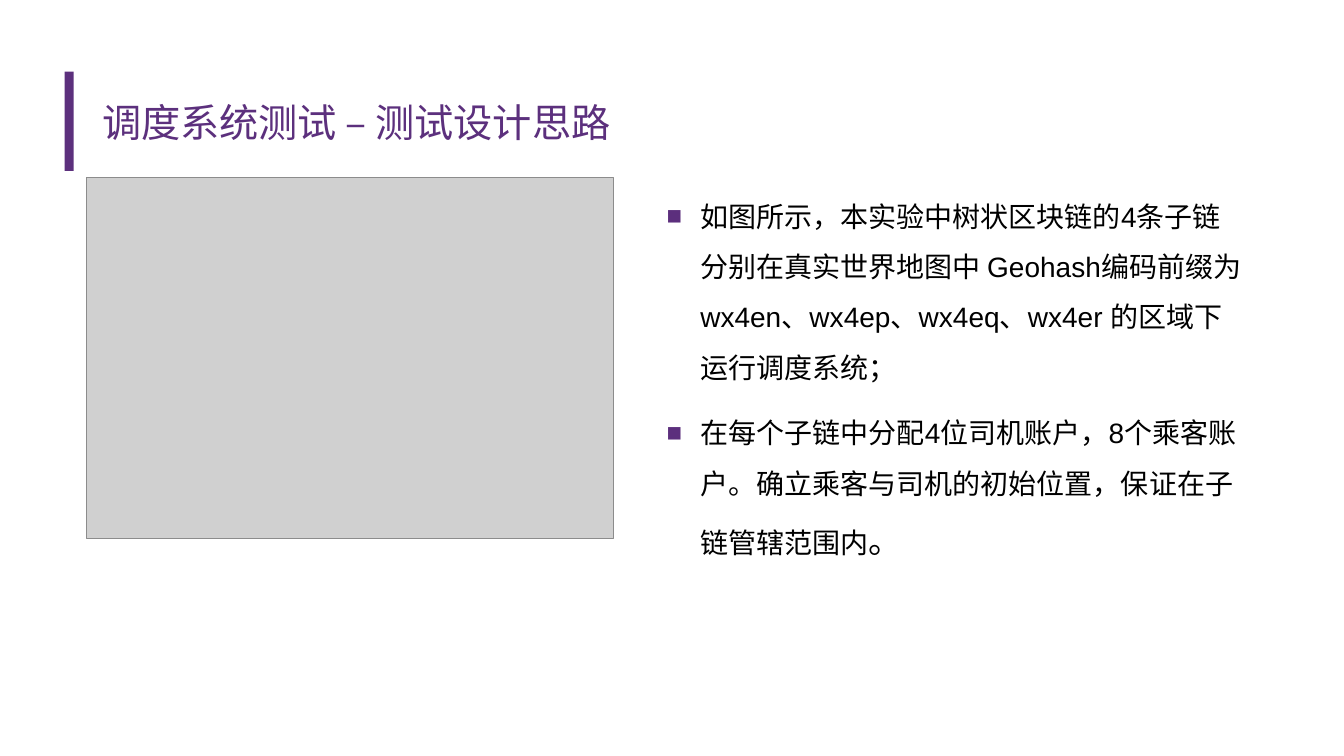
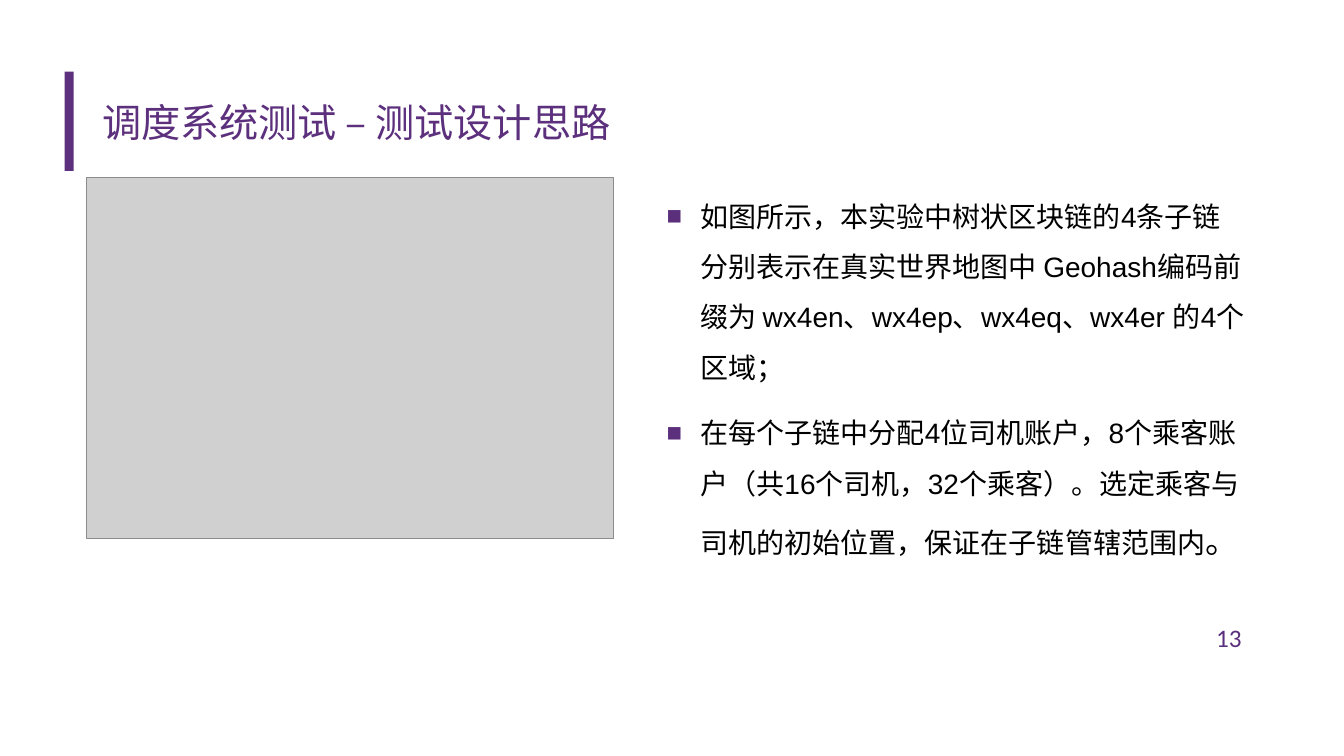
Before and after one commit to diyz19/GraduationDesign, a slide deck: slide 13 of FinalThesis/答辩ppt.pptx. Drawn at 1344x756 pixels with LibreOffice and Linux fonts; fonts in the diff are those of the drawing; grey boxes stand for pictures; background and template pictures are left out. Boxes give left, top, right and bottom in pixels: in the first picture for what was removed or moved away, otherwise in the second. Text is boxed around its words. In the diff, an @@ line names an element or a change of style, - is before the commit and + after.

```diff
--- a/FinalThesis/答辩ppt.pptx
+++ b/FinalThesis/答辩ppt.pptx
@@ text at [700, 203, 1245, 556]: text changed @@
-■ 如图所示，本实验中树状区块链的4条子链分别在真实世界地图中 Geohash编码前缀为 wx4en、wx4ep、wx4eq、wx4er 的区域下运行调度系统；
-■ 在每个子链中分配4位司机账户，8个乘客账户。确立乘客与司机的初始位置，保证在子链管辖范围内。
+■ 如图所示，本实验中树状区块链的4条子链分别表示在真实世界地图中 Geohash编码前缀为 wx4en、wx4ep、wx4eq、wx4er 的4个区域；
+■ 在每个子链中分配4位司机账户，8个乘客账户（共16个司机，32个乘客）。选定乘客与司机的初始位置，保证在子链管辖范围内。
@@ page number added at [1216, 630, 1242, 647], 18 pt, text #5C2F7D @@
+13
```
Also in this commit, not shown: 33 other slides changed, 1 other file.
